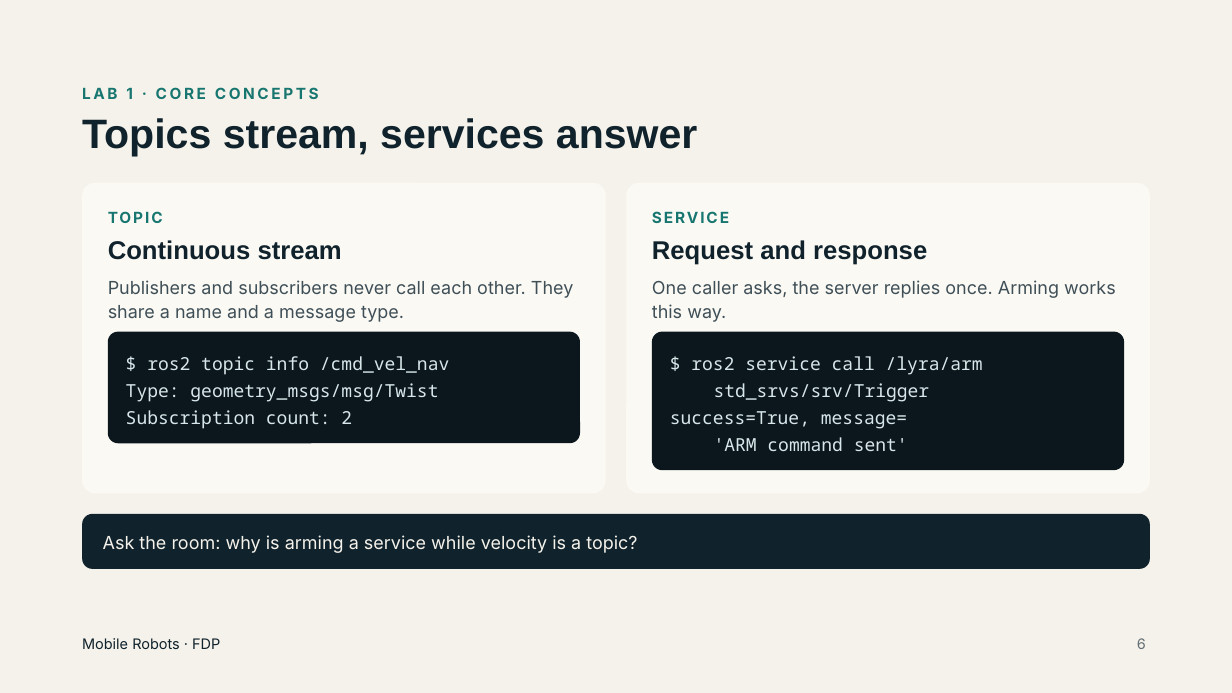
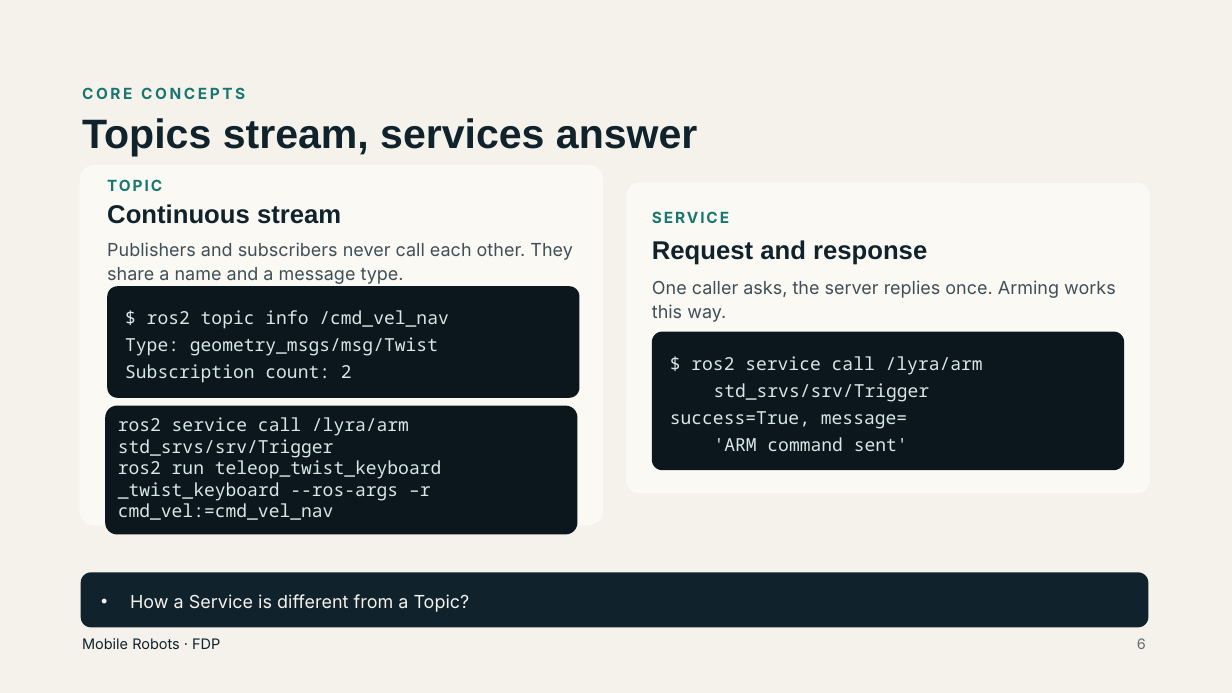
Before and after one commit to HariniSriraman/FDP-Mobile-Robot, a slide deck: slide 6 of FDP-MobileRobots.pptx. Drawn at 1232x693 pixels with LibreOffice and Linux fonts; fonts in the diff are those of the drawing. Boxes give left, top, right and bottom in pixels: in the first picture for what was removed or moved away, otherwise in the second. Text is boxed around its words. In the diff, an @@ line names an element or a change of style, - is before the commit and + after.

```diff
--- a/FDP-MobileRobots.pptx
+++ b/FDP-MobileRobots.pptx
@@ text at [82, 87, 245, 99]: text changed @@
-LAB 1 · CORE CONCEPTS
+CORE CONCEPTS
@@ rounded rectangle: place and size @@
-rounded rectangle at [82, 183, 606, 494]
+rounded rectangle at [79, 165, 604, 525]
@@ text "TOPIC": place and size @@
-text "TOPIC" at [108, 206, 594, 229]
+text "TOPIC" at [107, 174, 593, 197]
@@ text "Continuous stream": place and size @@
-text "Continuous stream" at [108, 240, 342, 260]
+text "Continuous stream" at [107, 204, 341, 224]
@@ text "Publishers and subscribers never call ...": place and size @@
-text "Publishers and subscribers never call ..." at [108, 280, 574, 322]
+text "Publishers and subscribers never call ..." at [107, 242, 573, 284]
@@ 3 texts, 1 rounded rectangle: place and size @@
-3 texts, 1 rounded rectangle at [108, 332, 580, 444]
+3 texts, 1 rounded rectangle at [107, 287, 579, 398]
@@ rounded rectangle added at [105, 406, 578, 534], fill #0B171D, 14 pt, text #D7E6E8 @@
+ros2 service call /lyra/arm std_srvs/srv/Trigger
+ros2 run teleop_twist_keyboard _twist_keyboard --ros-args –r cmd_vel:=cmd_vel_nav
@@ rounded rectangle "How a Service is different ...": place and size @@
-rounded rectangle "How a Service is different ..." at [82, 514, 1151, 569]
+rounded rectangle "How a Service is different ..." at [80, 572, 1149, 628]
@@ text in rounded rectangle at [130, 594, 470, 612]: text changed @@
-Ask the room: why is arming a service while velocity is a topic?
+• How a Service is different from a Topic?
```
Also in this commit, not shown: 19 other slides changed, 3 slides removed.
